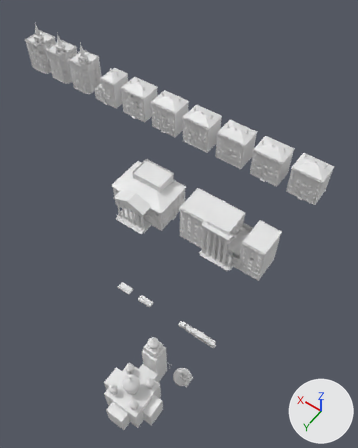
One commit to the Blender file Blender/Stage2_Ukraine_Parts.blend: the scene before it, then after it.
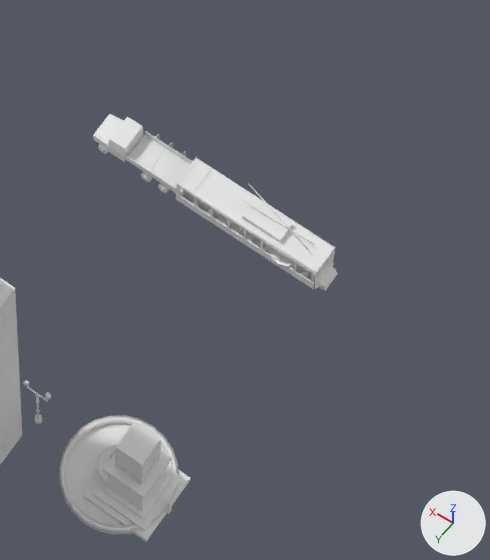
The first picture shows the older version from a camera (50 mm lens) standing at (-41.0, 197.0, 212.0) and looking at (54.0, 63.0, 2.0). The close-ups show the older and then the newer version on the part from 46% to 67% of the width and 68% to 87% of the height of that picture. Only the edits that show in the close-ups are written down. The lights are fixed; the arrows at lower right show +X, +Y and +Z.

The scene before the commit, as lines of its bpy script (objects in view):
```python
me_s2u_monument_mesh = bpy.data.meshes.new('S2U_Monument_mesh')
me_s2u_monument_mesh.from_pydata(...)  # 916 vertices, 245 faces; spans x -2.6..2.6, y -2.6..2.6, z 0.0..8.09
# faces by material slot: [30, 102, 81, 32]
me_s2u_monument_mesh.materials.append(mat_s2u_granite)  # white #e7e7e7
me_s2u_monument_mesh.materials.append(mat_s2u_planks)  # white #e7e7e7
me_s2u_monument_mesh.materials.append(mat_s2u_tarp)  # white #e7e7e7
me_s2u_monument_mesh.materials.append(mat_s2u_wire)  # white #e7e7e7
me_s2u_skyline_church_mesh = bpy.data.meshes.new('S2U_Skyline_Church_mesh')
me_s2u_skyline_church_mesh.from_pydata(...)  # 1344 vertices, 906 faces; spans x -12.0..12.0, y -18.5..12.0, z 0.0..35.2
# faces by material slot: [150, 756]
me_s2u_skyline_church_mesh.materials.append(mat_s2u_paintwhite)  # white #e7e7e7
me_s2u_skyline_church_mesh.materials.append(mat_s2u_gold)  # white #e7e7e7
me_s2u_truck_mesh_001 = bpy.data.meshes.new('S2U_Truck_mesh.001')
me_s2u_truck_mesh_001.from_pydata(...)  # 676 vertices, 299 faces; spans x -5.12..3.7, y -1.23..1.23, z 0.0..3.27
# faces by material slot: [158, 101, 37, 3]
me_s2u_truck_mesh_001.materials.append(mat_s2u_metaldark)  # white #e7e7e7
me_s2u_truck_mesh_001.materials.append(mat_s2u_rust)  # white #e7e7e7
me_s2u_truck_mesh_001.materials.append(mat_s2u_burnt)  # white #e7e7e7
me_s2u_truck_mesh_001.materials.append(mat_s2u_glass)  # white #e7e7e7
ob_s2u_monument = bpy.data.objects.new('S2U_Monument', me_s2u_monument_mesh)
ob_s2u_monument.location = (3.0, 130.0, 0.0)
ob_s2u_skyline_church = bpy.data.objects.new('S2U_Skyline_Church', me_s2u_skyline_church_mesh)
ob_s2u_skyline_church.location = (15.0, 150.0, 0.0)
ob_s2u_truck = bpy.data.objects.new('S2U_Truck', me_s2u_truck_mesh_001)
ob_s2u_truck.location = (16.5, 110.0, 0.0)
# also in view: 'S2U_Trolleybus' at (7.0, 110.0, 3.0); 'S2U_Fountain' at (4.0, 130.0, 1.0)
```
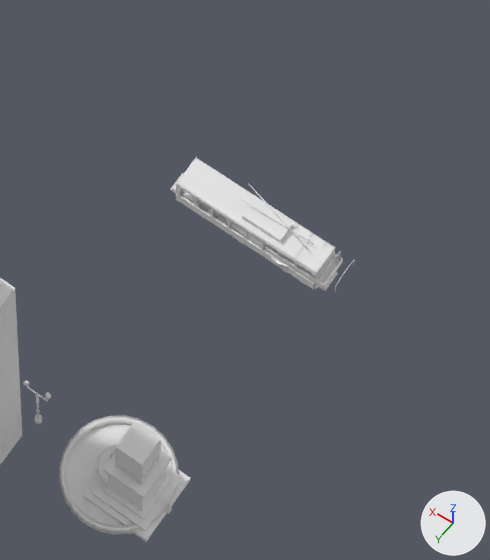
Location of each change, [x1, y1, x2, y2] in pixels of the close-ups (490 x 560 px):
'S2U_Truck', moved
    before: [93, 114, 212, 196]
    after: [231, 222, 354, 291]

The change, as a diff of the scene's bpy script:
```diff
--- a/Blender/Stage2_Ukraine_Parts.blend.py
+++ b/Blender/Stage2_Ukraine_Parts.blend.py
@@ ob_s2u_truck @@
 ob_s2u_truck = bpy.data.objects.new('S2U_Truck', me_s2u_truck_mesh_001)
-ob_s2u_truck.location = (16.5, 110.0, 0.0)
+ob_s2u_truck.location = (4.5, 110.0, 0.0)
```
